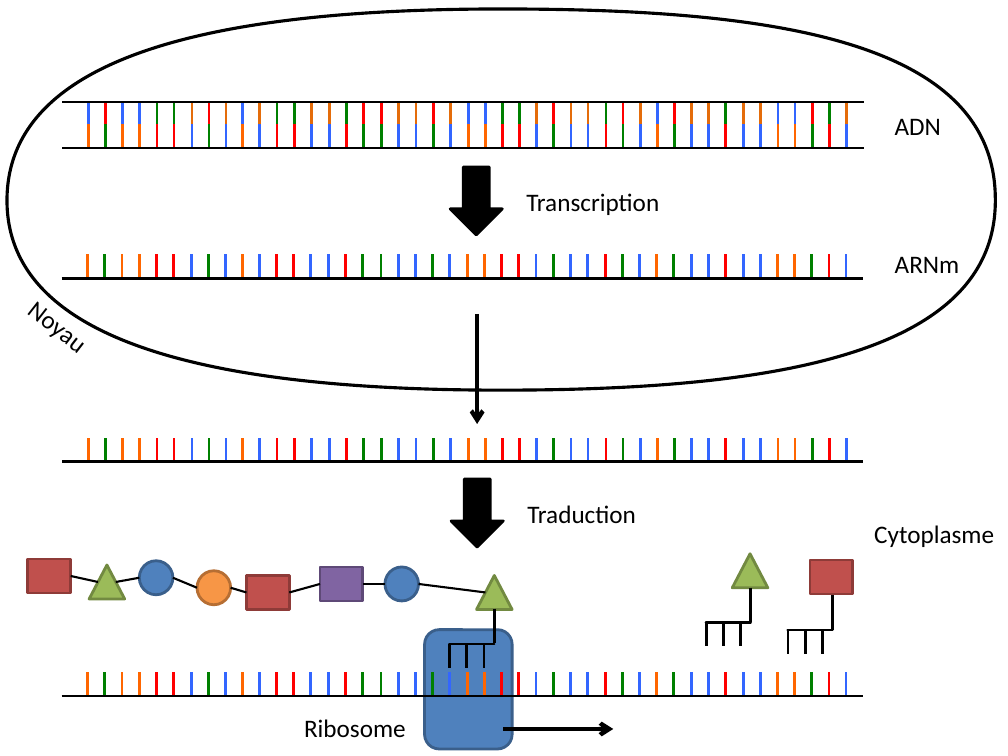
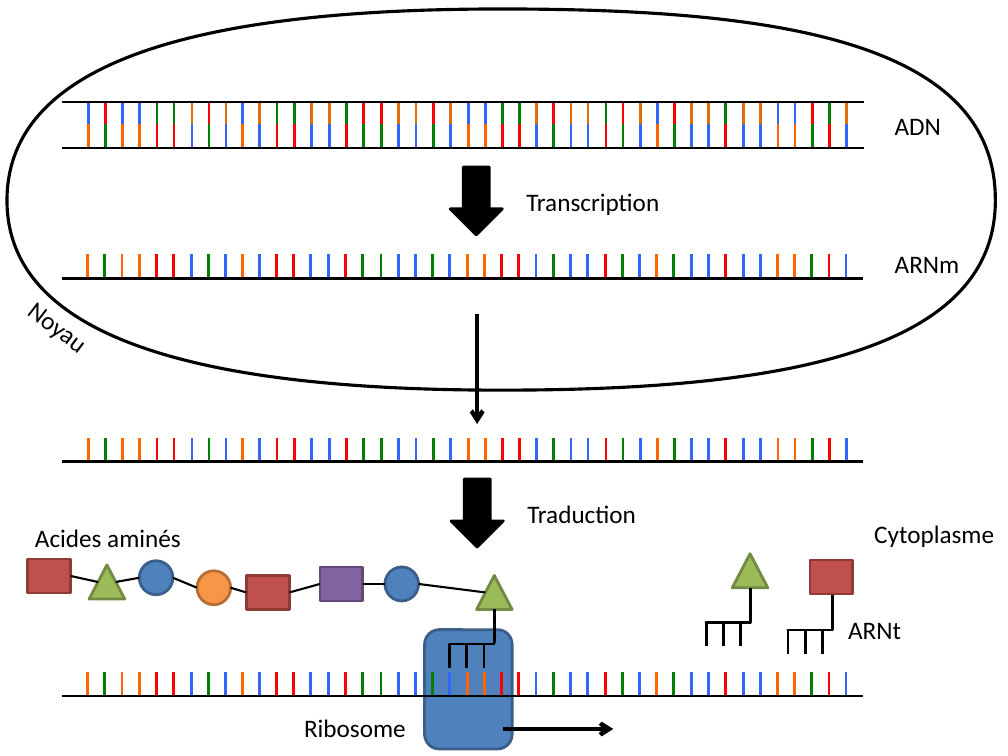
Before and after one commit to bam93/these_mikael_trellet, a slide deck: slide 1 of figures/ch1/transc_trad.pptx. Drawn at 1008x756 pixels with LibreOffice and Linux fonts; fonts in the diff are those of the drawing. Boxes give left, top, right and bottom in pixels: in the first picture for what was removed or moved away, otherwise in the second. Text is boxed around its words. In the diff, an @@ line names an element or a change of style, - is before the commit and + after.

```diff
--- a/figures/ch1/transc_trad.pptx
+++ b/figures/ch1/transc_trad.pptx
@@ text added at <box>35,529,181,548</box>, 18 pt, text #000000 @@
+Acides aminés
@@ text added at <box>848,622,901,639</box>, 18 pt, text #000000 @@
+ARNt
```
Also in this commit, not shown: 12 other files.
